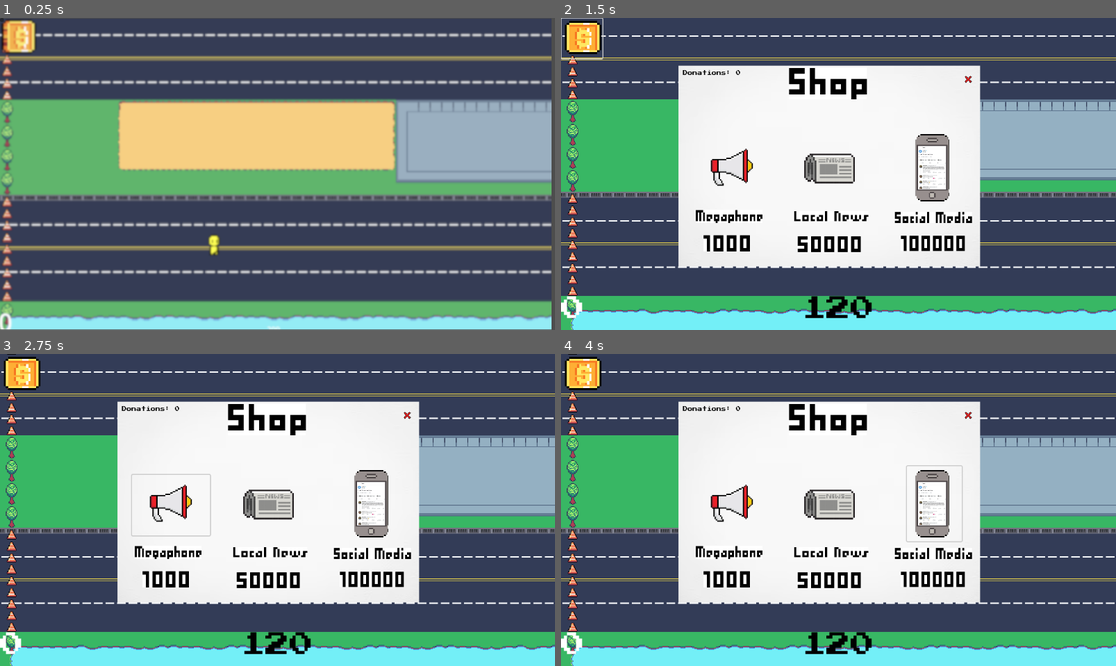
Above: before the commit, frames 1-4 (two rows, left to right).
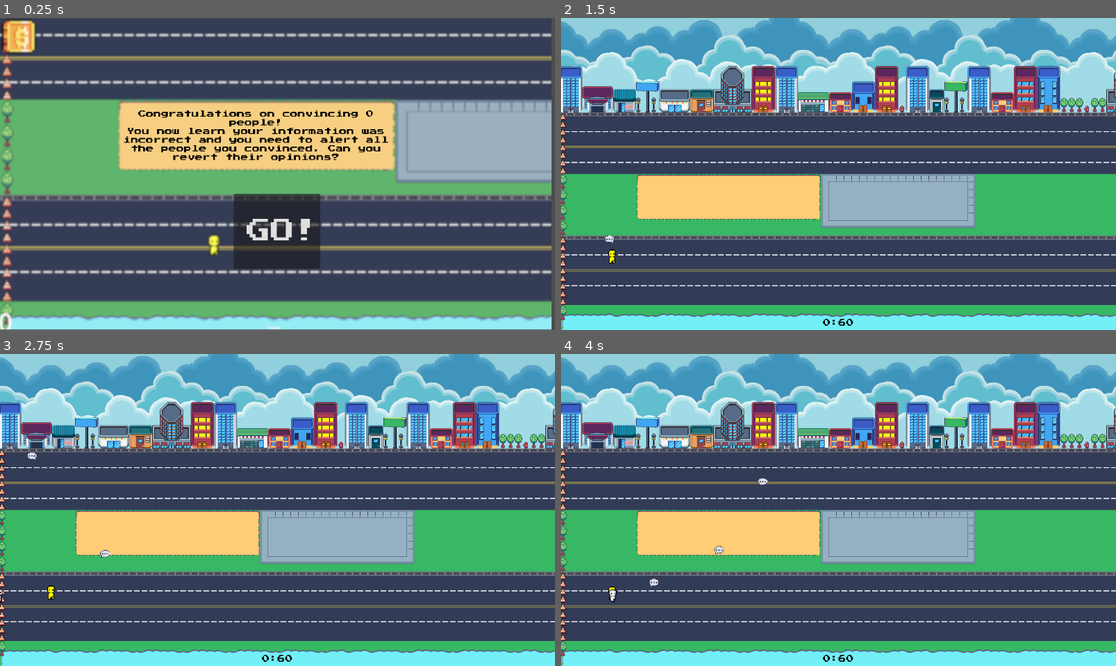
Above: after the commit, the same moments.

Repository: eliseokeefe/GameDevFinal
Game: Godot game, scene res://popup.tscn
Same seed, same stepped clock (60 frames per second), same inputs: the game is played once before the commit and once after it. This scene is started directly instead of the project's main scene.
Inputs (mouse positions are in pixels of both pictures, inside the frame that each line leads up to; where the layout moved, square brackets give the same spot in the first picture):
- Up to frame 1 (0.25 s): no input
- Up to frame 2 (1.5 s): click (838, 230) [561, 21] at 0.5 s; click (583, 39) at 1.27 s
- Up to frame 3 (2.75 s): click (172, 503) at 2.02 s
- Up to frame 4 (4 s): click (827, 503) at 2.77 s; click (932, 503) at 3.52 s

The runs differ from the first frame. In frame 1, 5.9% of the frame differs, in the area x 0-70%, y 0-81%; in frame 2, 81%; in frame 3, 81%; in frame 4, 81%, in the area x 0-100%, y 0-100%.

Commit message:
Popup Screen

Diff:
--- /dev/null
+++ b/ScoreManager.gd
@@ -0,0 +1,3 @@
+extends Node
+
+@onready var score = 0
--- a/popup.gd
+++ b/popup.gd
@@ -3,5 +3,10 @@
 
 
 func _on_button_pressed():
-	get_tree().change_scene_to_file("res://main.tscn")
+	get_tree().change_scene_to_file("res://part_2.tscn")
 	pass
+
+
+func _on_ready():
+	$Label.text = "Congratulations on convincing " + str(ScoreManager.score) + " people!
+	You now learn your information was incorrect and you need to alert all the people you convinced. Can you revert their opinions?"
--- a/popup.tscn
+++ b/popup.tscn
@@ -1,8 +1,9 @@
-[gd_scene load_steps=5 format=3 uid="uid://d4bg23ag3bd0y"]
+[gd_scene load_steps=6 format=3 uid="uid://d4bg23ag3bd0y"]
 
 [ext_resource type="Script" path="res://popup.gd" id="1_dpcx4"]
 [ext_resource type="Texture2D" uid="uid://c7i1m4025n0ga" path="res://start+stop sprites/Screenshot 2024-06-06 at 4.39.24 PM.png" id="1_lgfsw"]
 [ext_resource type="FontVariation" uid="uid://dp5ibsgsljx18" path="res://PressStart.tres" id="3_1drl5"]
+[ext_resource type="FontFile" uid="uid://d3syh1pojil66" path="res://PressStart2P.ttf" id="4_xvi07"]
 
 [sub_resource type="LabelSettings" id="LabelSettings_gm05k"]
 font_size = 21
@@ -36,8 +37,20 @@
 autowrap_mode = 2
 
 [node name="Button" type="Button" parent="."]
-layout_mode = 0
-offset_right = 8.0
-offset_bottom = 8.0
+layout_mode = 1
+anchors_preset = -1
+anchor_left = 0.421
+anchor_top = 0.563
+anchor_right = 0.577
+anchor_bottom = 0.804
+offset_left = 0.00796127
+offset_top = 0.175985
+offset_right = 0.295975
+offset_bottom = 0.00798702
+theme_override_fonts/font = ExtResource("4_xvi07")
+theme_override_font_sizes/font_size = 50
+text = "GO!"
+alignment = 2
 
+[connection signal="ready" from="." to="." method="_on_ready"]
 [connection signal="pressed" from="Button" to="." method="_on_button_pressed"]
--- a/project.godot
+++ b/project.godot
@@ -14,6 +14,10 @@
 run/main_scene="res://start.tscn"
 config/features=PackedStringArray("4.2", "Forward Plus")
 config/icon="res://icon.svg"
+
+[autoload]
+
+ScoreManager="*res://ScoreManager.gd"
 
 [input]
 
